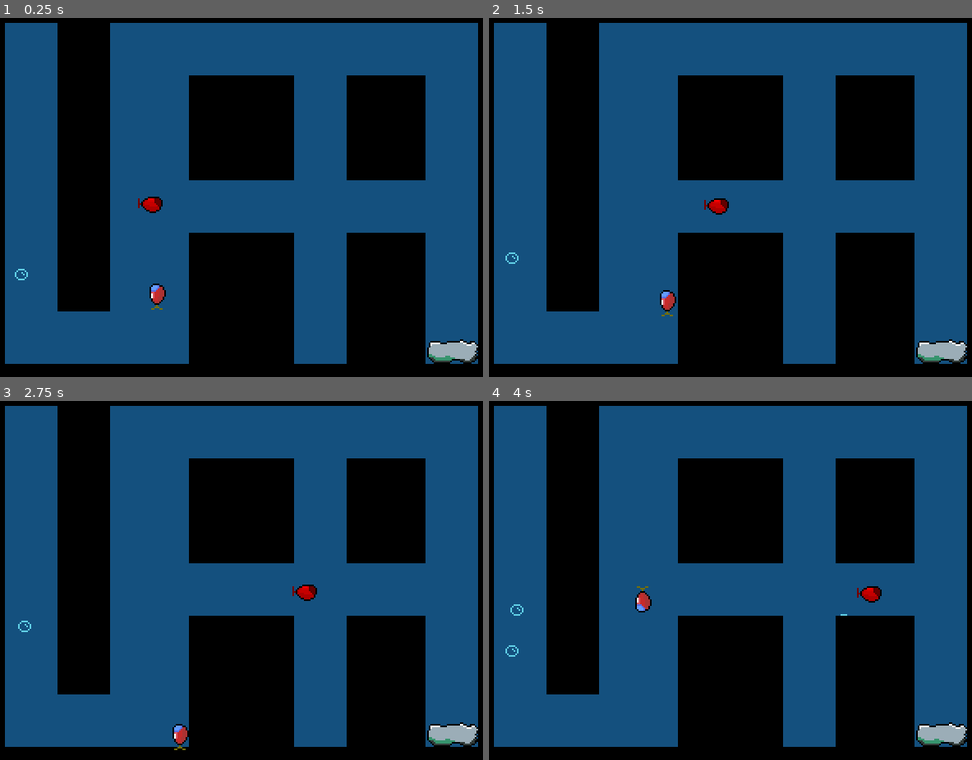
Above: before the commit, frames 1-4 (two rows, left to right).
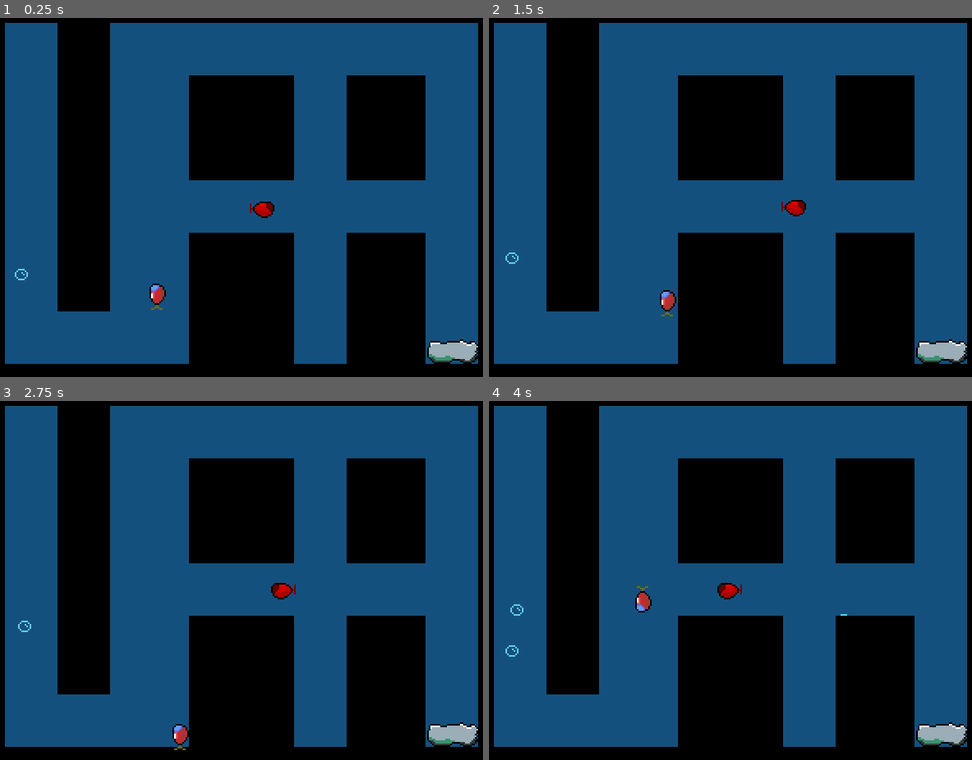
Above: after the commit, the same moments.

Repository: fabiosantoscode/game-deep-trouble
Game: Godot game, scene res://levels/test.tscn
Two runs of this game, one before a commit and one after it. Both use one fixed random seed, a clock stepped at 60 frames per second and the inputs below.
Inputs:
- Up to frame 1 (0.25 s): no input
- Up to frame 2 (1.5 s): hold D (right) 0.53-1.28 s; tap Space (shoot) at 0.6, 1.35 s; hold S (down) from 1.28 s (still down)
- Up to frame 3 (2.75 s): release S (down) at 2.03 s; hold D (right) from 2.03 s (still down); tap Space (shoot) at 2.1 s
- Up to frame 4 (4 s): release D (right) at 2.78 s; hold W (up) 2.78-3.53 s; tap Space (shoot) at 2.85, 3.6 s; hold A (left) from 3.53 s (still down)

The runs differ from the first frame. In frame 1, 0.3% of the frame differs, in the area x 28-57%, y 49-56%; in frame 2, 0.3%; in frame 3, 0.3%; in frame 4, 0.3%.

Commit message:
add path2d

Diff:
--- a/levels/level2.tscn
+++ b/levels/level2.tscn
@@ -23,6 +23,12 @@
 navigation_layer_0/layers = 1
 sources/0 = SubResource("TileSetAtlasSource_r4e4k")
 
+[sub_resource type="Curve2D" id="Curve2D_py88r"]
+_data = {
+"points": PackedVector2Array(0, 0, 0, 0, 0, -1, 0, 0, 0, 0, 137, 0, 0, 0, 0, 0, -50, -1, 0, 0, 0, 0, 0, -1)
+}
+point_count = 4
+
 [node name="Level2" type="Node2D"]
 
 [node name="TileMapLayer" type="TileMapLayer" parent="."]
@@ -34,6 +40,10 @@
 
 [node name="EnemySub" parent="." instance=ExtResource("4_e8p81")]
 position = Vector2(183, 121)
+progress_ratio_per_second = 0.1
+
+[node name="Path2D" type="Path2D" parent="EnemySub"]
+curve = SubResource("Curve2D_py88r")
 
 [node name="Sub" parent="." instance=ExtResource("5_55gdq")]
 position = Vector2(31, 27)
--- a/levels/level3.tscn
+++ b/levels/level3.tscn
@@ -23,6 +23,12 @@
 navigation_layer_0/layers = 1
 sources/0 = SubResource("TileSetAtlasSource_r4e4k")
 
+[sub_resource type="Curve2D" id="Curve2D_0fm5q"]
+_data = {
+"points": PackedVector2Array(0, 0, 0, 0, -1, -1, 0, 0, 0, 0, 69, 33, 0, 0, 0, 0, 94, 99, 0, 0, 0, 0, 69, 159, 0, 0, 0, 0, 8, 183, 0, 0, 0, 0, -68, 162, 0, 0, 0, 0, -100, 94, 0, 0, 0, 0, -69, 35, 0, 0, 0, 0, -1, -1)
+}
+point_count = 9
+
 [node name="Level3" type="Node2D"]
 
 [node name="TileMapLayer" type="TileMapLayer" parent="."]
@@ -34,6 +40,10 @@
 
 [node name="EnemySub" parent="." instance=ExtResource("3_udvx3")]
 position = Vector2(137, 70)
+progress_ratio_per_second = 0.05
+
+[node name="Path2D" type="Path2D" parent="EnemySub"]
+curve = SubResource("Curve2D_0fm5q")
 
 [node name="Sub" parent="." instance=ExtResource("4_1xfnq")]
 position = Vector2(312, 26)
--- a/levels/level4.tscn
+++ b/levels/level4.tscn
@@ -23,6 +23,12 @@
 navigation_layer_0/layers = 1
 sources/0 = SubResource("TileSetAtlasSource_r4e4k")
 
+[sub_resource type="Curve2D" id="Curve2D_lpgdq"]
+_data = {
+"points": PackedVector2Array(0, 0, 0, 0, -1, -1, 0, 0, 0, 0, 120, -1, 0, 0, 0, 0, 141, 76, 0, 0, 0, 0, 119, 155, 0, 0, 0, 0, -2, 170, 0, 0, 0, 0, -121, 167, 0, 0, 0, 0, -149, 79, 0, 0, 0, 0, -133, 2, 0, 0, 0, 0, -1, -1)
+}
+point_count = 9
+
 [node name="Level4" type="Node2D"]
 
 [node name="TileMapLayer" type="TileMapLayer" parent="."]
@@ -34,6 +40,10 @@
 
 [node name="EnemySub" parent="." instance=ExtResource("3_8s3b3")]
 position = Vector2(188, 274)
+progress_ratio_per_second = 0.025
+
+[node name="Path2D" type="Path2D" parent="EnemySub"]
+curve = SubResource("Curve2D_lpgdq")
 
 [node name="Sub" parent="." instance=ExtResource("4_cc5tm")]
 position = Vector2(330, 24)
--- a/levels/test.tscn
+++ b/levels/test.tscn
@@ -26,9 +26,9 @@
 
 [sub_resource type="Curve2D" id="Curve2D_pnvjf"]
 _data = {
-"points": PackedVector2Array(0, 0, 0, 0, -187, -6, 0, 0, 0, 0, 0, -1, 0, 0, 0, 0, -186, -6)
+"points": PackedVector2Array(0, 0, 0, 0, 0, 1, 0, 0, 0, 0, 36, 0, 0, 0, 0, 0, -68, 1, 0, 0, 0, 0, 0, 0)
 }
-point_count = 3
+point_count = 4
 
 [node name="Test" type="Node2D"]
 
@@ -45,7 +45,7 @@
 position = Vector2(289, 217)
 
 [node name="EnemySub" parent="." instance=ExtResource("5_pnvjf")]
-position = Vector2(285, 133)
+position = Vector2(170, 129)
 progress_ratio_per_second = 0.1
 
 [node name="Path2D" type="Path2D" parent="EnemySub"]
Not shown: 1 places in levels/level2.tscn that only renumber resources
Not shown: 1 places in levels/level3.tscn that only renumber resources
Not shown: 1 places in levels/level4.tscn that only renumber resources
